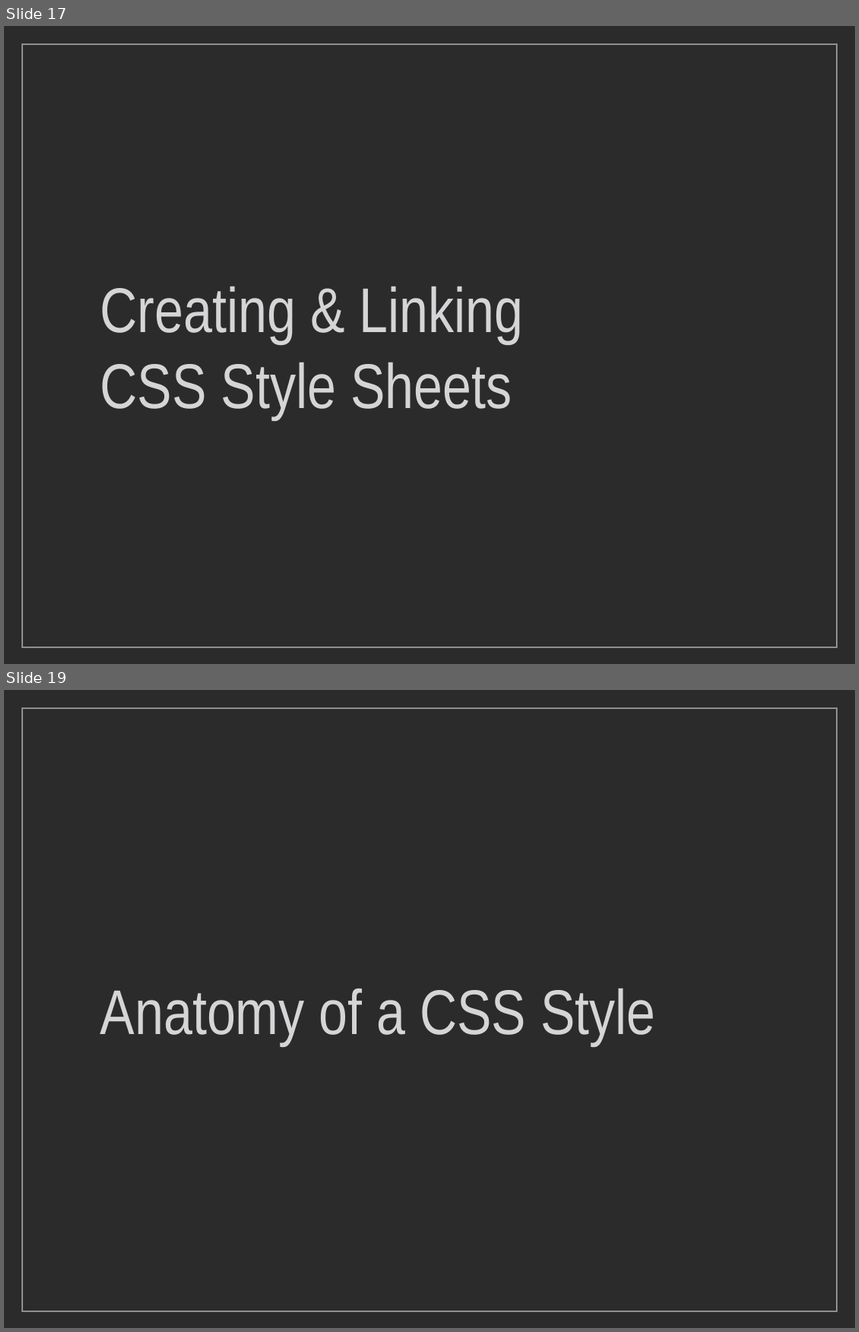
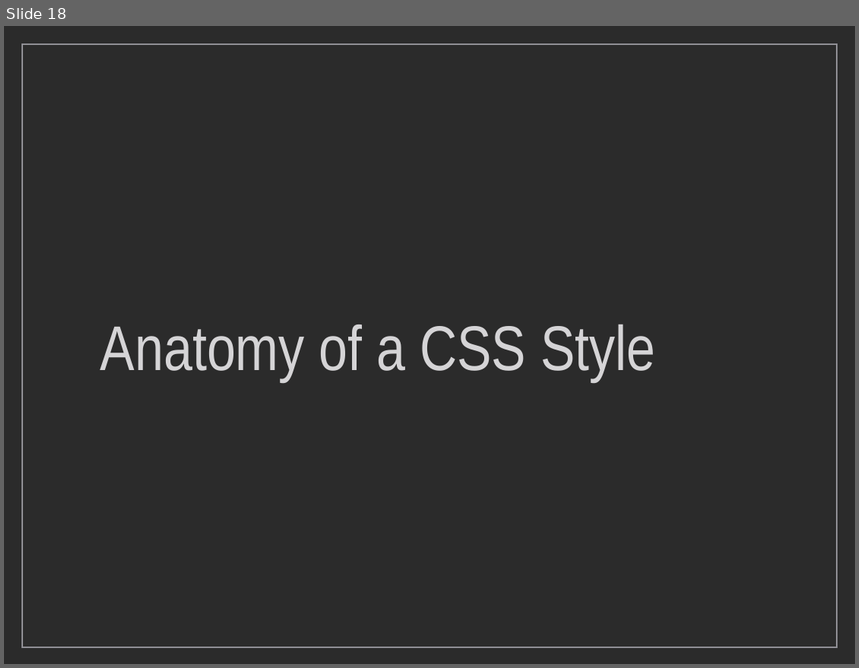
Before and after one commit to markdodgson/markdodgson-mohawk, a slide deck: images/keynotes/Week4_Keynote.ppt. Shown one above the other, each under a label of ours: slides 17 and 19 before the commit, slide 18 after it; the slides between them are not shown. The pictures are 859x1332 and 859x668 pixels, drawn with LibreOffice and Linux fonts; fonts in the diff are those of the drawing; background and template pictures are left out; a plain dark background stands for a picture behind light text. Boxes give left, top, right and bottom in pixels: in the first picture for what was removed or moved away, otherwise in the second. Text is boxed around its words. In the diff, an @@ line names an element or a change of style, - is before the commit and + after.

Commit message:
End of Semester commit
Added and modified a number of items including the assignments,  cheat sheets, applications and books. added some additional pages (week files)

```diff
--- a/images/keynotes/Week4_Keynote.ppt
+++ b/images/keynotes/Week4_Keynote.ppt
@@ slide 17 removed at [4, 26, 855, 664], background picture (left out); not listed: 1 template element that a slide beside it also shows @@
@@ title removed at [101, 287, 524, 420] @@
-Creating & Linking
-CSS Style Sheets
@@ what was slide 19 is now slide 18 @@
```
Also in this commit, not shown: 20 slides changed, 7 slides added, 2 other slides removed, 42 other files.
